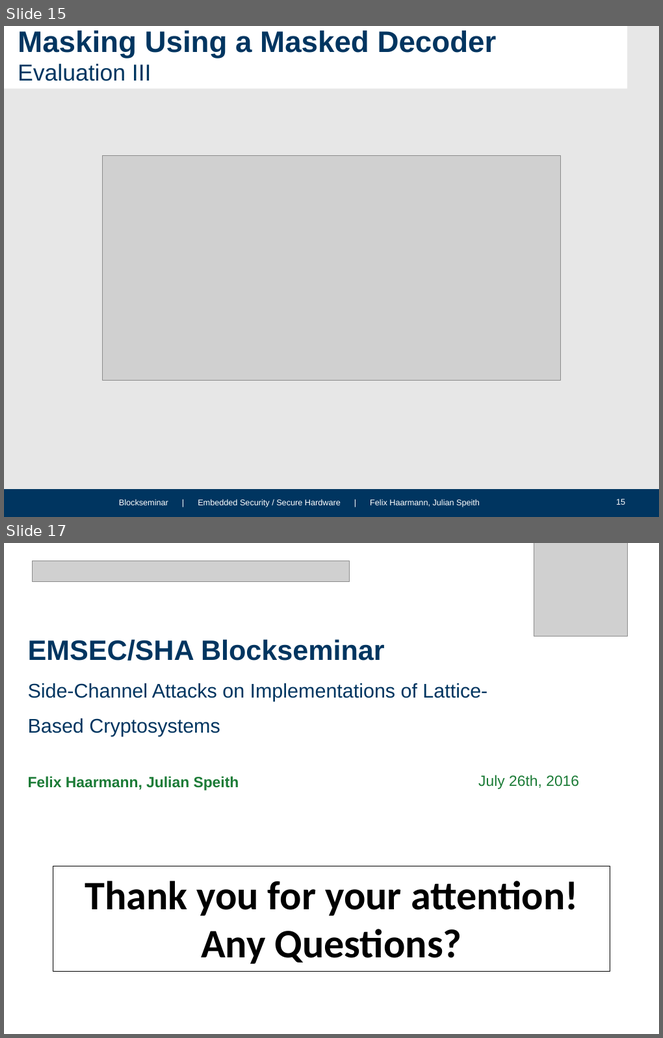
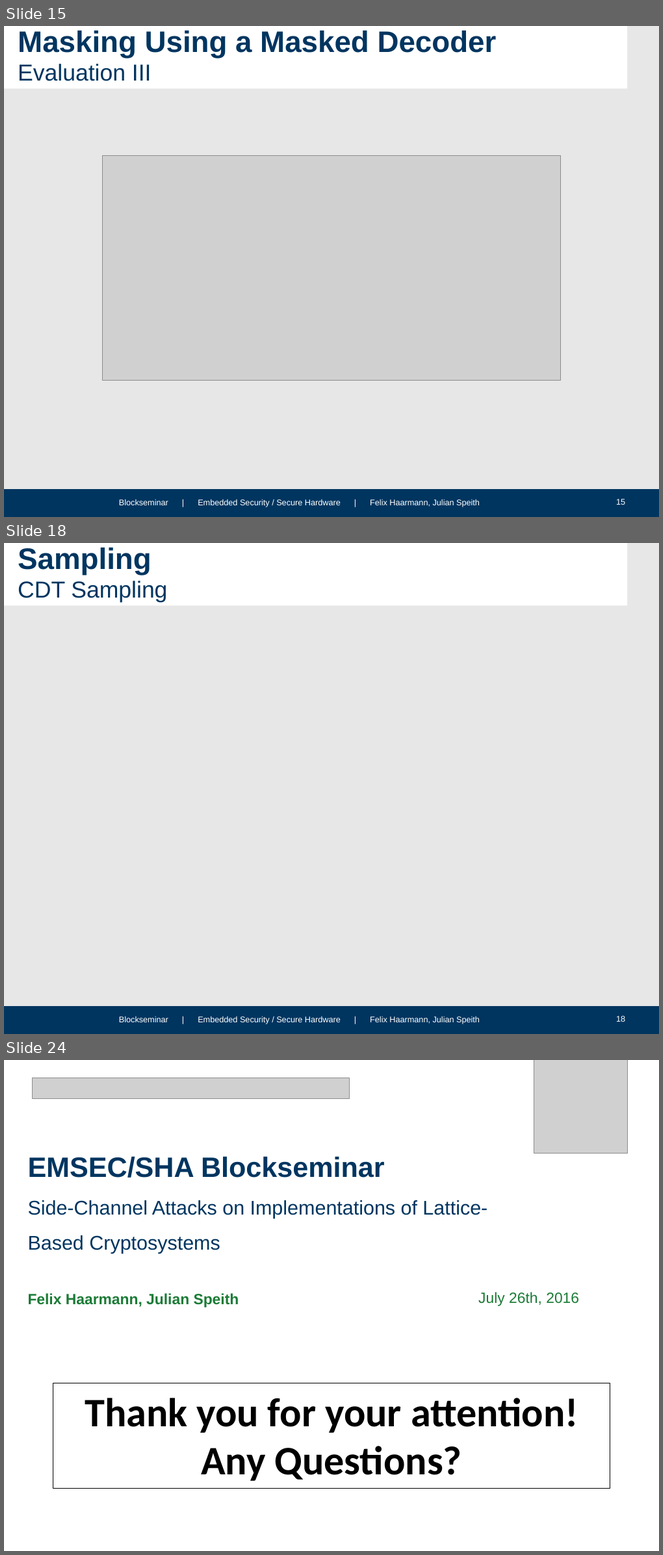
Before and after one commit to HFelixA/emsecseminar, a slide deck: presentation/Julian.pptx. Shown one above the other, each under a label of ours: slides 15 and 17 before the commit, slides 15, 18 and 24 after it; the slides between them are not shown. The pictures are 663x1038 and 663x1555 pixels, drawn with LibreOffice and Linux fonts; fonts in the diff are those of the drawing; grey boxes stand for pictures; background and template pictures are left out. Boxes give left, top, right and bottom in pixels: in the first picture for what was removed or moved away, otherwise in the second. Text is boxed around its words. In the diff, an @@ line names an element or a change of style, - is before the commit and + after.

```diff
--- a/presentation/Julian.pptx
+++ b/presentation/Julian.pptx
@@ slide 18 added at [4,543,659,1034], background #E7E7E7; not listed: 4 template elements that a slide beside it also shows @@
@@ title added at [18,548,167,603], 28 pt, text #003560 @@
+Sampling
+CDT Sampling
@@ what was slide 17 is now slide 24 @@
```
Also in this commit, not shown: 2 slides changed, 6 other slides added, 1 other file.
